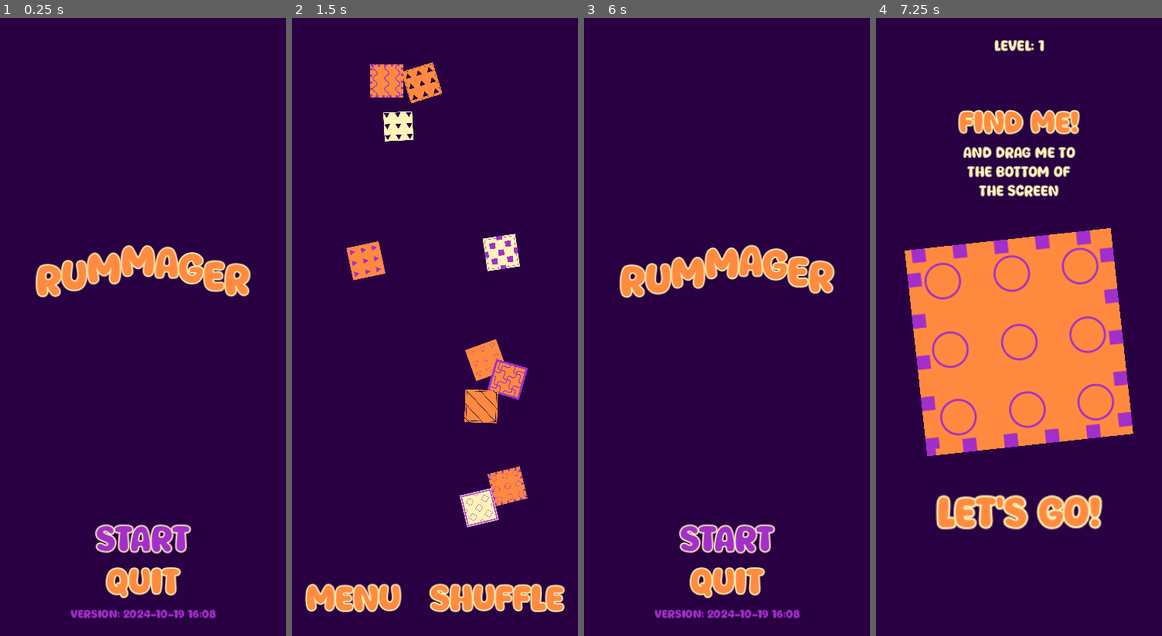
Above: before the commit, frames 1-4 (left to right).
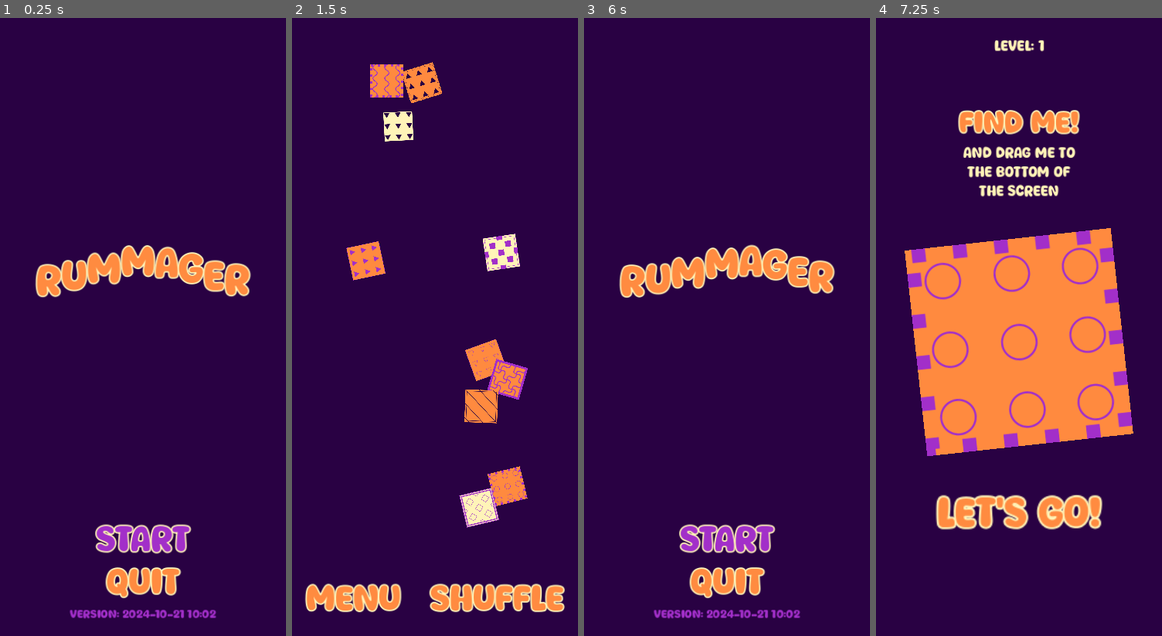
Above: after the commit, the same moments.

Repository: magopian/rummager
Game: Godot game, scene res://start_menu.tscn
Same seed, same stepped clock (60 frames per second), same inputs: the game is played once before the commit and once after it.
Inputs (mouse positions are in pixels of both pictures, inside the frame that each line leads up to):
- Up to frame 1 (0.25 s): no input
- Up to frame 2 (1.5 s): click "START" at 0.5 s; click "Let's go!" at 1.25 s
- Up to frame 3 (6 s): click "Shuffle" at 2 s; click "Let's go!" at 2.75 s; click "Shuffle" at 3.5 s; click "Shuffle" at 4.25 s; tap Enter at 5 s; move the mouse to (718, 73) at 5.02 s; click (718, 73) at 5.17 s; click "Menu" at 5.75 s
- Up to frame 4 (7.25 s): click "START" at 6.5 s

The runs differ from the first frame. In frame 1, 0.3% of the frame differs, in the area x 24-76%, y 95-98%; in frame 2, nothing differs; in frame 3, 0.3%; in frame 4, nothing differs.

Commit message:
Bump version number

Diff:
--- a/project.godot
+++ b/project.godot
@@ -11,7 +11,7 @@
 [application]
 
 config/name="Rummager"
-config/version="2024-10-19 16:08"
+config/version="2024-10-21 10:02"
 run/main_scene="res://start_menu.tscn"
 config/features=PackedStringArray("4.3", "Mobile")
 config/icon="res://icon.svg"
